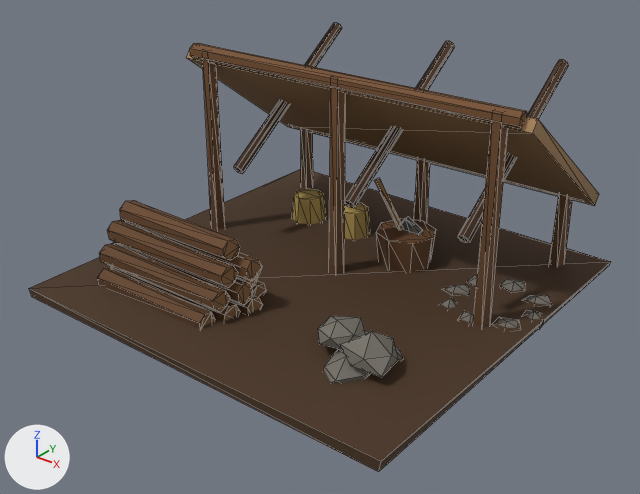
The glTF model assets/models/primitive/camp_s2.glb, before and after one commit.
The view is the same before and after, from a camera (50 mm lens) standing at (2.34, -3.01, 2.03) and looking at (0.04, -0.13, 0.25). The lights are fixed; the arrows at lower left show +X, +Y and +Z. The first picture is the older version. Mesh edges are drawn as thin lines. Vertices at exactly the same position are counted once.

In view in the first picture: 'camp_s2'.
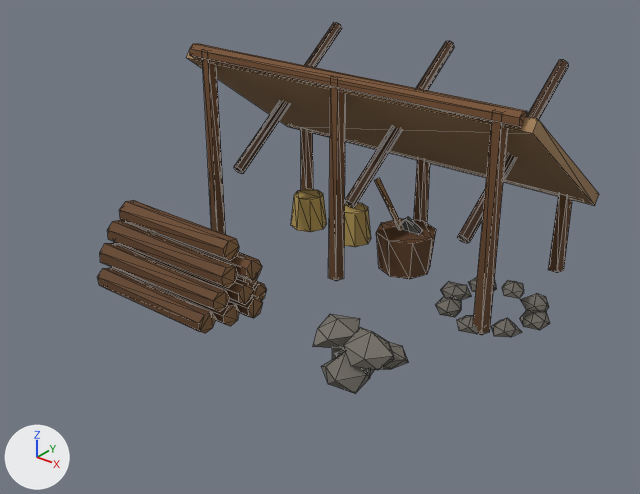
The newer file is also turned or shifted as a whole; pictures and numbers use the older file's frame.

Location of each change, (x1, y1, x2, y2) in pixels of the pictures (640 x 494 px; the box of a moved part takes in the faces that stretch with it):
'camp_s2', reshaped (14% narrower, 17% shorter): before (29, 23, 611, 472); after (98, 22, 599, 394)
part 1 of me_camp_s2, moved or reshaped: before (29, 169, 611, 472); after (111, 267, 550, 394)
part 2 of me_camp_s2, recoloured: before (97, 25, 568, 383); after (98, 26, 569, 393)

Edits to the bpy script that builds the scene:
```text
Change me_camp_s2:
    used by ob_camp_s2; location = (0.0, 0.0, 0.0)
    remove me_camp_s2.from_pydata(...)  # 518 vertices, 868 faces; spans x -1.01..1.0, y -1.0..1.01, z 0.0..1.04
    remove me_camp_s2.materials.append(mat_soil)
    add me_camp_s2.from_pydata(...)  # 510 vertices, 856 faces; spans x -0.95..1.01, y -0.77..0.84, z 0.0..1.04
    me_camp_s2 part 1
    28 vertices are removed from x -1.01..1.0, y -1.0..1.01, z 0.0..0.07
    52 faces are deleted
    4 vertices in x -0.83..0.87, y -0.65..0.46, z 0.0..0.1 move by (0.0, -0.01, 0.0)
    4 vertices in x 0.52..0.96, y -0.41..0.21, z 0.0..0.05 move by (0.01, -0.01, 0.0)
    4 vertices in x 0.54..0.94, y -0.63..0.14, z 0.0..0.16 move by (0.01, 0.01, 0.0)
    4 vertices in x 0.52..0.94, y -0.58..0.21, z 0.0..0.1 move by (-0.01, 0.01, 0.0)
    3 vertices in x 0.49..0.96, y -0.5..0.25, z 0.0..0.04 move by (-0.02, 0.0, 0.0)
    3 vertices in x 0.64..0.97, y -0.35..0.3, z 0.03..0.04 move by (0.0, 0.02, 0.01)
    70 vertices move from x -0.86..0.99, y -0.73..0.47, z 0.0..0.19 to x -0.86..1.01, y -0.69..0.45, z 0.0..0.2
    20 vertices are added at x 0.56..0.8, y 0.34..0.51, z 0.0..0.05
    40 new faces join them, mat_stone
    me_camp_s2 part 2: 627 kept faces spanning x -0.95..1.01, y -0.77..0.84, z 0.0..1.04 get new vertex colours
```
